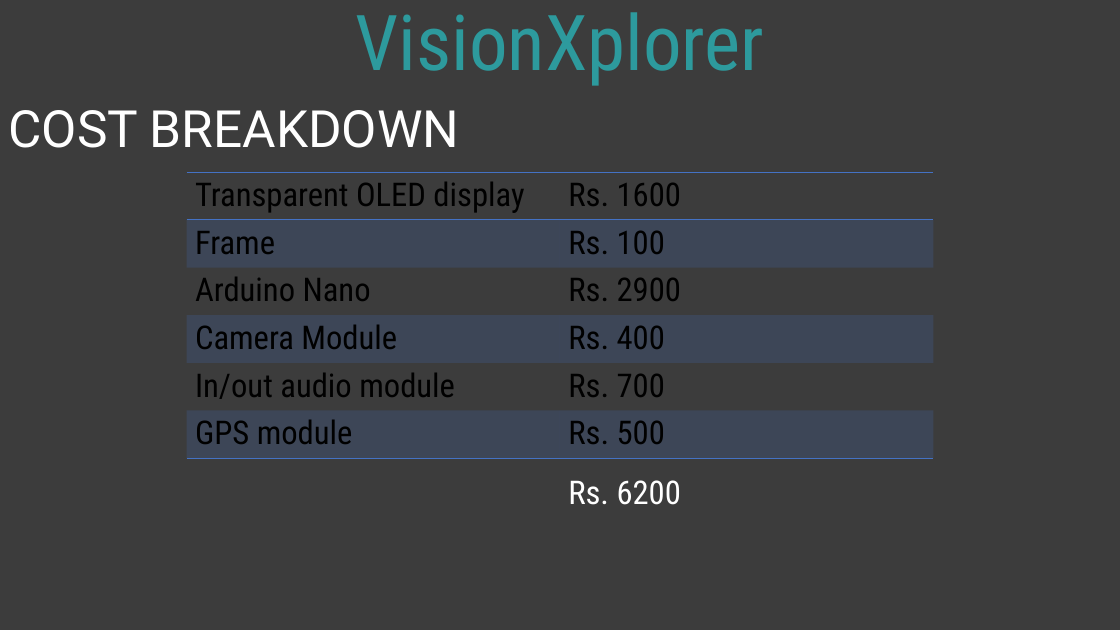
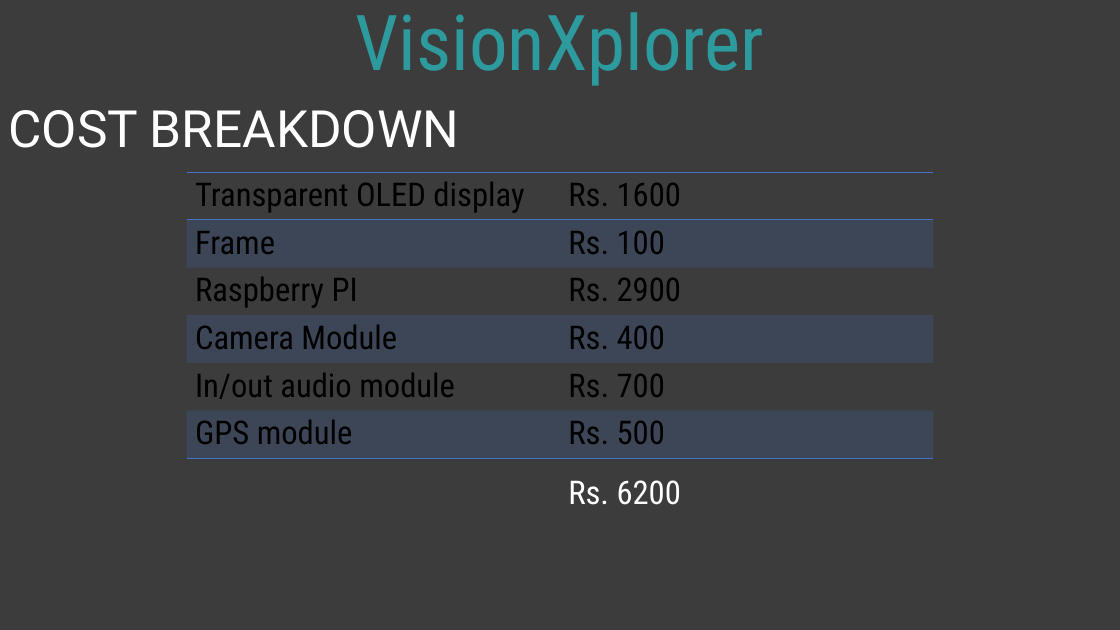
Before and after one commit to Soumyajit01/VisionXplorer, a slide deck: slide 8 of visionXplorer ppt files/visionXplorer.pptx. Drawn at 1120x630 pixels with LibreOffice and Linux fonts; fonts in the diff are those of the drawing. Boxes give left, top, right and bottom in pixels: in the first picture for what was removed or moved away, otherwise in the second. Text is boxed around its words. In the diff, an @@ line names an element or a change of style, - is before the commit and + after.

```diff
--- a/visionXplorer ppt files/visionXplorer.pptx
+++ b/visionXplorer ppt files/visionXplorer.pptx
@@ table at bbox=[187, 172, 933, 458] @@
-row 3, column 1: Arduino Nano
+row 3, column 1: Raspberry PI
```
Also in this commit, not shown: 2 other slides changed.
